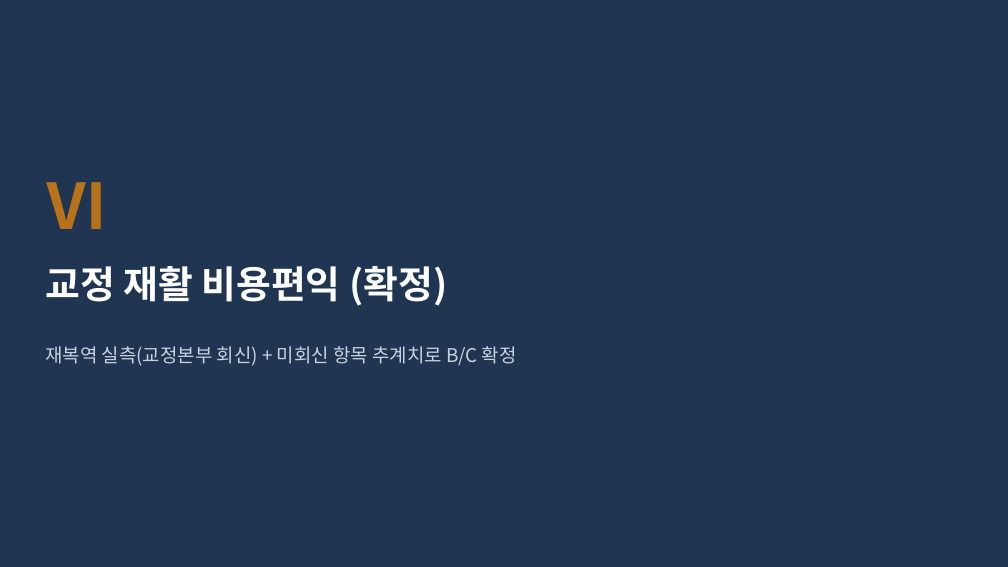
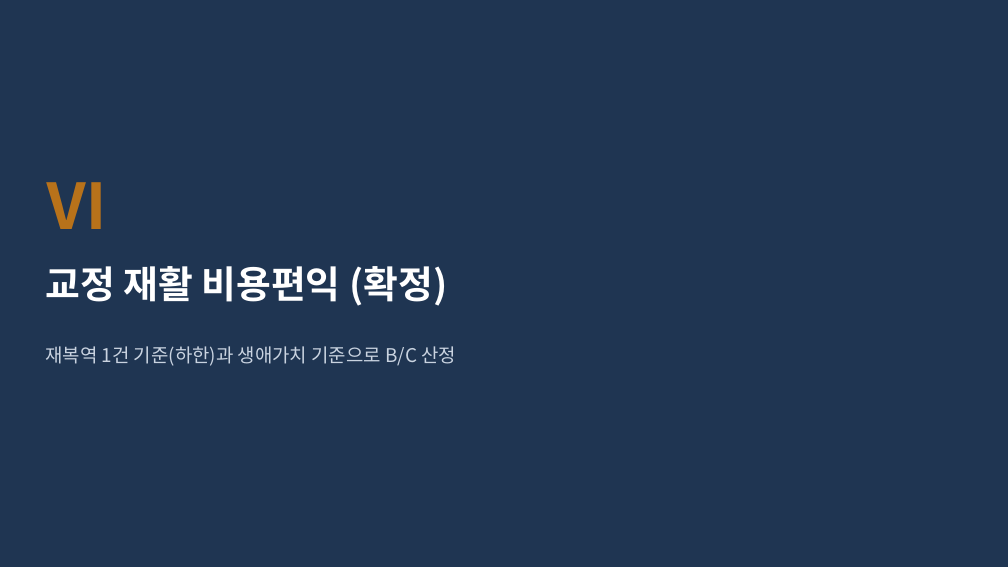
Before and after one commit to adminmrobo/drug-crime-social-cost, a slide deck: slide 29 of deliverables/2026-11-16_확정판/중간보고_마약류사회적비용_2025기준_확정판.pptx. Drawn at 1008x567 pixels with LibreOffice and Linux fonts; fonts in the diff are those of the drawing. Boxes give left, top, right and bottom in pixels: in the first picture for what was removed or moved away, otherwise in the second. Text is boxed around its words. In the diff, an @@ line names an element or a change of style, - is before the commit and + after.

Commit message:
생애가치 기준 교정 재활 비용편익과 정책 제언 추가(덱·별지1·확정판 별지·엑셀·스크립트)

```diff
--- a/deliverables/2026-11-16_확정판/중간보고_마약류사회적비용_2025기준_확정판.pptx
+++ b/deliverables/2026-11-16_확정판/중간보고_마약류사회적비용_2025기준_확정판.pptx
@@ text at (45, 346, 456, 366): text changed @@
-재복역 실측(교정본부 회신) + 미회신 항목 추계치로 B/C 확정
+재복역 1건 기준(하한)과 생애가치 기준으로 B/C 산정
```
Also in this commit, not shown: 4 other slides changed, 5 slides added, 20 other files.
